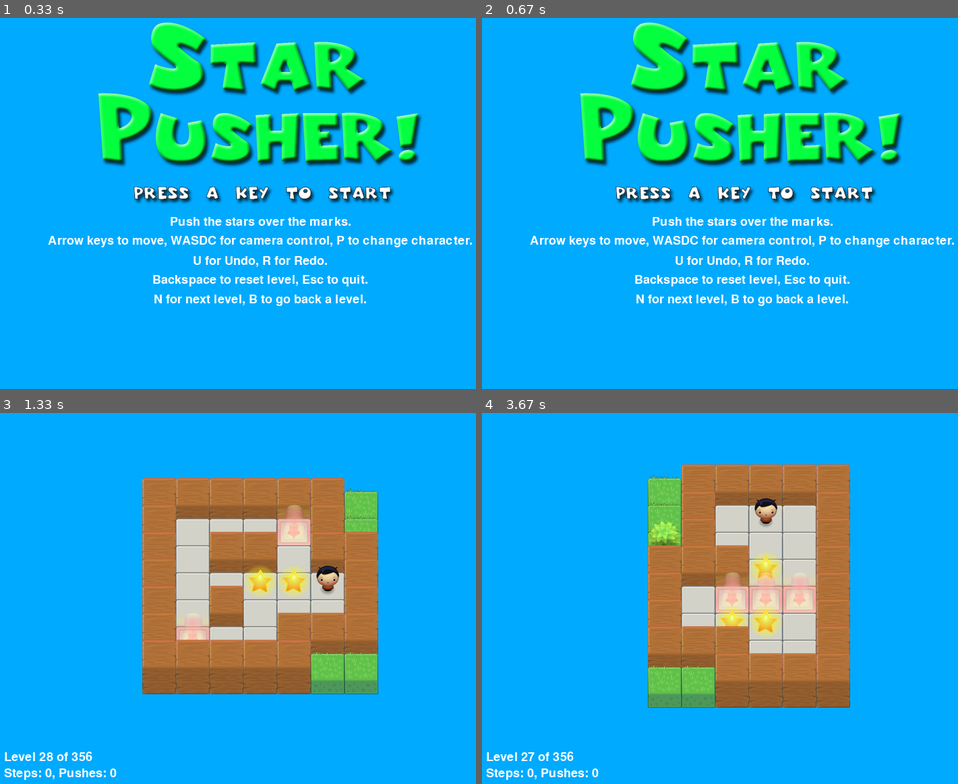
Above: before the commit, frames 1-4 (two rows, left to right).
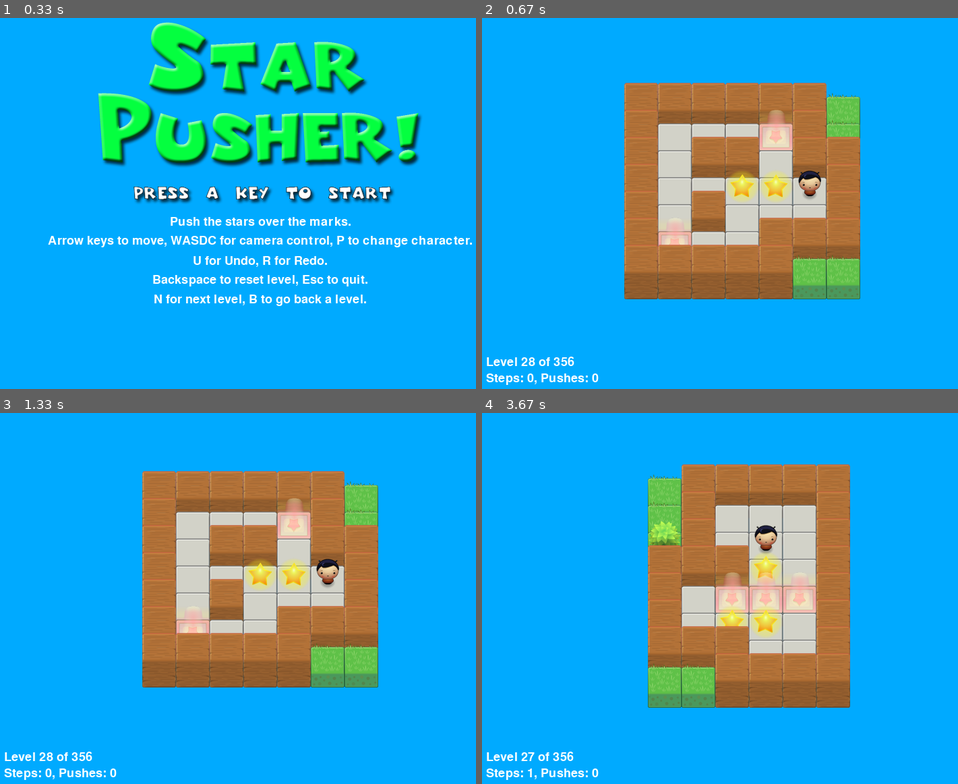
Above: after the commit, the same moments.

Repository: rm369/makinggames
Game: pygame game, started from starpusher.py
The game is run twice, just before and just after one commit, with the same random seed, the same clock (stepped at 60 frames per second) and the same inputs.
Inputs (mouse positions are in pixels of both pictures, inside the frame that each line leads up to):
- Up to frame 1 (0.33 s): no input
- Up to frame 2 (0.67 s): click (743, 188) at 0.38 s
- Up to frame 3 (1.33 s): hold S 0.67-1.13 s; hold Right 0.67-1.13 s; click "Level 28 of 356" at 1.22 s
- Up to frame 4 (3.67 s): click (796, 672) at 1.55 s; tap C at 2.33 s; tap B at 2.67 s; tap A at 3 s; click (805, 620) at 3.38 s

Frame 1 is identical in both runs. In frame 2, 37% of the frame differs, in the area x 0-100%, y 1-99%; in frame 3, 9.1%; in frame 4, 0.6%.

Commit message:
- goto mouseclick position

Diff:
--- a/starpusher.py
+++ b/starpusher.py
@@ -1,7 +1,6 @@
 # Star Pusher (a Sokoban clone), by Al Sweigart al@inventwithpython.com
 # (Pygame) A puzzle game where you push the stars over their goals.
-
-
+import heapq
 import random, sys, copy, os, pygame
 from pygame.locals import *
 import json
@@ -21,6 +20,7 @@
 CAM_MOVE_SPEED = 10  # how many pixels per frame the camera moves
 KEYDELAY = 300
 KEYINTERVAL = 80
+FRAMERATE = 10
 
 # The percentage of outdoor tiles that have additional
 # decoration on them, such as a tree or rock.
@@ -142,15 +142,14 @@
     mapNeedsRedraw = True  # set to True to call drawMap()
     levelSurf = BASICFONT.render('Level %s of %s' % (gameStateObj['levelNum'] + 1, len(levels)), 1, TEXTCOLOR)
     levelRect = levelSurf.get_rect()
-    mapWidth = len(mapObj) * TILEWIDTH
-    mapHeight = (len(mapObj[0]) - 1) * TILEFLOORHEIGHT + TILEHEIGHT
+    mapWidth, mapHeight = getMapSize(mapObj)
     MAX_CAM_Y_PAN = abs(HALF_WINHEIGHT - int(mapHeight / 2)) + TILEWIDTH
     MAX_CAM_X_PAN = abs(HALF_WINWIDTH - int(mapWidth / 2)) + TILEHEIGHT
 
     levelIsComplete = False
     # Track how much the camera has moved:
-    cameraOffsetX = 0
-    cameraOffsetY = 0
+    cameraOffset = [0, 0]
+    path = None
 
     while True:  # main game loop
         # Reset these variables:
@@ -167,10 +166,14 @@
             elif event.type == VIDEOEXPOSE:  # handles window minimising/maximising
                 updateWin(DISPLAYSURF.get_size())
                 mapNeedsRedraw = True
+            elif event.type == MOUSEBUTTONDOWN and event.button == 1:
+                path = findPath(event.pos, cameraOffset, mapObj, gameStateObj)
 
             elif event.type == KEYDOWN:
                 # Handle key presses
                 keyPressed = True
+                if path:
+                    path = None  # cancel rest of path
                 if event.key == K_LEFT:
                     playerMoveTo = LEFT
                 elif event.key == K_RIGHT:
@@ -200,15 +203,15 @@
 
                 # Set the camera move mode.
                 elif event.key == K_a:
-                    cameraOffsetX = min(MAX_CAM_X_PAN, cameraOffsetX + CAM_MOVE_SPEED)
+                    cameraOffset[0] = min(MAX_CAM_X_PAN, cameraOffset[0] + CAM_MOVE_SPEED)
                 elif event.key == K_d:
-                    cameraOffsetX = max(-MAX_CAM_X_PAN, cameraOffsetX - CAM_MOVE_SPEED)
+                    cameraOffset[0] = max(-MAX_CAM_X_PAN, cameraOffset[0] - CAM_MOVE_SPEED)
                 elif event.key == K_w:
-                    cameraOffsetY = min(MAX_CAM_Y_PAN, cameraOffsetY + CAM_MOVE_SPEED)
+                    cameraOffset[1] = min(MAX_CAM_Y_PAN, cameraOffset[1] + CAM_MOVE_SPEED)
                 elif event.key == K_s:
-                    cameraOffsetY = max(-MAX_CAM_Y_PAN, cameraOffsetY - CAM_MOVE_SPEED)
+                    cameraOffset[1] = max(-MAX_CAM_Y_PAN, cameraOffset[1] - CAM_MOVE_SPEED)
                 elif event.key == K_c:  # center
-                    cameraOffsetX = cameraOffsetY = 0
+                    cameraOffset = [0, 0]
 
                 elif event.key == K_n:
                     return 'next'
@@ -225,11 +228,16 @@
                     mapNeedsRedraw = True
 
         if not levelIsComplete:
-            if playerMoveTo != None:
+            if path is not None and len(path) > 0:
+                step = path.pop()
+                playerPos = gameStateObj['player']
+                playerMoveTo = step[0] - playerPos[0], step[1] - playerPos[1]
+                FPSCLOCK.tick(FRAMERATE)
+
+            if playerMoveTo is not None:
                 # If the player pushed a key to move, make the move
                 # (if possible) and push any stars that are pushable.
                 moved = makeMove(mapObj, gameStateObj, playerMoveTo)
-
                 if moved:
                     mapNeedsRedraw = True
 
@@ -249,7 +257,7 @@
 
         # Adjust mapSurf's Rect object based on the camera offset.
         mapSurfRect = mapSurf.get_rect()
-        mapSurfRect.center = (HALF_WINWIDTH + cameraOffsetX, HALF_WINHEIGHT + cameraOffsetY)
+        mapSurfRect.center = (HALF_WINWIDTH + cameraOffset[0], HALF_WINHEIGHT + cameraOffset[1])
 
         # Draw mapSurf to the DISPLAYSURF Surface object.
         DISPLAYSURF.blit(mapSurf, mapSurfRect)
@@ -359,7 +367,9 @@
     # The code for handling each of the directions is so similar aside
     # from adding or subtracting 1 to the x/y coordinates. We can
     # simplify it by using the xOffset and yOffset variables.
+    if playerMoveTo is None: return False
     xOffset, yOffset = playerMoveTo
+    if xOffset == 0 and yOffset == 0: return False
 
     # See if the player can move in that direction.
     if isWall(mapObj, playerx + xOffset, playery + yOffset):
@@ -469,6 +479,8 @@
                 if event.key == K_ESCAPE:
                     terminate()
                 return  # user has pressed a key, so return.
+            elif event.type == MOUSEBUTTONDOWN:
+                return  # user has pressed a mouse button, also return.
             elif event.type == VIDEORESIZE:
                 updateWin(event.dict['size'])
                 redrawNeeded = True
@@ -548,12 +560,12 @@
 
             # Basic level design sanity checks:
             assert startx != None and starty != None, 'Level %s (around line %s) in %s is missing a "@" or "+" to mark the start point.' % (
-            levelNum + 1, lineNum, filename)
+                levelNum + 1, lineNum, filename)
             assert len(goals) > 0, 'Level %s (around line %s) in %s must have at least one goal.' % (
-            levelNum + 1, lineNum, filename)
+                levelNum + 1, lineNum, filename)
             assert len(stars) >= len(
                 goals), 'Level %s (around line %s) in %s is impossible to solve. It has %s goals but only %s stars.' % (
-            levelNum + 1, lineNum, filename, len(goals), len(stars))
+                levelNum + 1, lineNum, filename, len(goals), len(stars))
 
             # Create level object and starting game state object.
             gameStateObj = {'player': (startx, starty),
@@ -604,9 +616,7 @@
     # mapSurf will be the single Surface object that the tiles are drawn
     # on, so that it is easy to position the entire map on the DISPLAYSURF
     # Surface object. First, the width and height must be calculated.
-    mapSurfWidth = len(mapObj) * TILEWIDTH
-    mapSurfHeight = (len(mapObj[0]) - 1) * TILEFLOORHEIGHT + TILEHEIGHT
-    mapSurf = pygame.Surface((mapSurfWidth, mapSurfHeight))
+    mapSurf = pygame.Surface(getMapSize(mapObj))
     mapSurf.fill(BGCOLOR)  # start with a blank color on the surface.
 
     # Draw the tile sprites onto this surface.
@@ -666,6 +676,135 @@
     return gameStateObj
 
 
+def findPath(winPos, offset, mapObj, gameStateObj):
+    tilePos = mouseToTilePosition(mapObj, offset, winPos)
+    return a_star_search(tilePos, mapObj, gameStateObj)
+
+
+def mouseToTilePosition(mapObj, offset, winPos):
+    mapWidth, mapHeight = getMapSize(mapObj)
+    mapUpperLeft = (HALF_WINWIDTH + offset[0] - mapWidth / 2,
+                    HALF_WINHEIGHT + offset[1] - mapHeight / 2 + (TILEHEIGHT - TILEFLOORHEIGHT) / 2 + 5)
+    mapPos = (winPos[0] - mapUpperLeft[0], winPos[1] - mapUpperLeft[1])
+    return int(mapPos[0] // TILEWIDTH), int(mapPos[1] // TILEFLOORHEIGHT)
+
+
+def getMapSize(mapObj):
+    mapWidth = len(mapObj) * TILEWIDTH
+    mapHeight = (len(mapObj[0]) - 1) * TILEFLOORHEIGHT + TILEHEIGHT
+    return mapWidth, mapHeight
+
+
+# from https://www.geeksforgeeks.org/a-search-algorithm/
+# Define the Cell class
+class Cell:
+    def __init__(self):
+        self.parent_i = 0  # Parent cell's row index
+        self.parent_j = 0  # Parent cell's column index
+        self.f = sys.maxsize  # Total cost of the cell (g + h)
+        self.g = sys.maxsize  # Cost from start to this cell
+        self.h = 0  # Heuristic cost from this cell to destination
+
+
+# Check if a cell is the destination
+def is_destination(row, col, dest):
+    return row == dest[0] and col == dest[1]
+
+
+# Trace the path from source to destination
+def trace_path(cell_details, dest):
+    path = []
+    row = dest[0]
+    col = dest[1]
+
+    # Trace the path from destination to source using parent cells
+    while not (cell_details[row][col].parent_i == row and cell_details[row][col].parent_j == col):
+        path.append((row, col))
+        temp_row = cell_details[row][col].parent_i
+        temp_col = cell_details[row][col].parent_j
+        row = temp_row
+        col = temp_col
+
+    # Add the source cell to the path
+    path.append((row, col))
+    # Reverse the path to get the path from source to destination
+    # path.reverse()  # already done by switching src and dest
+    return path
+
+
+# Implement the A* search algorithm
+def a_star_search(dest, mapObj, gameStateObj):
+    src = gameStateObj['player']
+    mapWidth = len(mapObj)
+    mapHeight = (len(mapObj[0]) - 1)
+
+    if (isBlocked(mapObj, gameStateObj, *dest)  # destination tile blocked or invalid
+            or is_destination(src[0], src[1], dest)):  # already there
+        return None
+
+    # Initialize the closed list (visited cells)
+    closed_list = [[False for _ in range(mapWidth)] for _ in range(mapHeight)]
+    # Initialize the details of each cell
+    cell_details = [[Cell() for _ in range(mapWidth)] for _ in range(mapHeight)]
+
+    # Initialize the start cell details
+    i = src[0]
+    j = src[1]
+    cell_details[i][j].f = 0
+    cell_details[i][j].g = 0
+    cell_details[i][j].h = 0
+    cell_details[i][j].parent_i = i
+    cell_details[i][j].parent_j = j
+
+    # Initialize the open list (cells to be visited) with the start cell
+    open_list = []
+    heapq.heappush(open_list, (0, i, j))
+
+    # Main loop of A* search algorithm
+    while len(open_list) > 0:
+        # Pop the cell with the smallest f value from the open list
+        p = heapq.heappop(open_list)
+
+        # Mark the cell as visited
+        i = p[1]
+        j = p[2]
+        closed_list[i][j] = True
+
+        # For each direction, check the successors
+        for dir in [(0, 1), (0, -1), (1, 0), (-1, 0)]:
+            new_i = i + dir[0]
+            new_j = j + dir[1]
+
+            # If the successor is valid, unblocked, and not visited
+            if not isBlocked(mapObj, gameStateObj, new_i, new_j) and not closed_list[new_i][new_j]:
+                # If the successor is the destination
+                if is_destination(new_i, new_j, dest):
+                    # Set the parent of the destination cell
+                    cell_details[new_i][new_j].parent_i = i
+                    cell_details[new_i][new_j].parent_j = j
+                    # Trace and print the path from source to destination
+                    return trace_path(cell_details, dest)
+                else:
+                    # Calculate the new f, g, and h values
+                    g_new = cell_details[i][j].g + 1  # way to successor so far
+                    h_new = abs(new_i - dest[0]) + abs(new_j - dest[1])  # minimum way to dest (no diagonals)
+                    f_new = g_new + h_new  # minimum total way
+
+                    # If the cell is not in the open list or the new f value is smaller
+                    if cell_details[new_i][new_j].f > f_new:
+                        # Add the cell to the open list
+                        heapq.heappush(open_list, (f_new, new_i, new_j))
+                        # Update the cell details
+                        cell_details[new_i][new_j].f = f_new
+                        cell_details[new_i][new_j].g = g_new
+                        cell_details[new_i][new_j].h = h_new
+                        cell_details[new_i][new_j].parent_i = i
+                        cell_details[new_i][new_j].parent_j = j
+
+    # If the destination is not found after visiting all cells
+    return None
+
+
 def terminate():
     pygame.quit()
     sys.exit()
